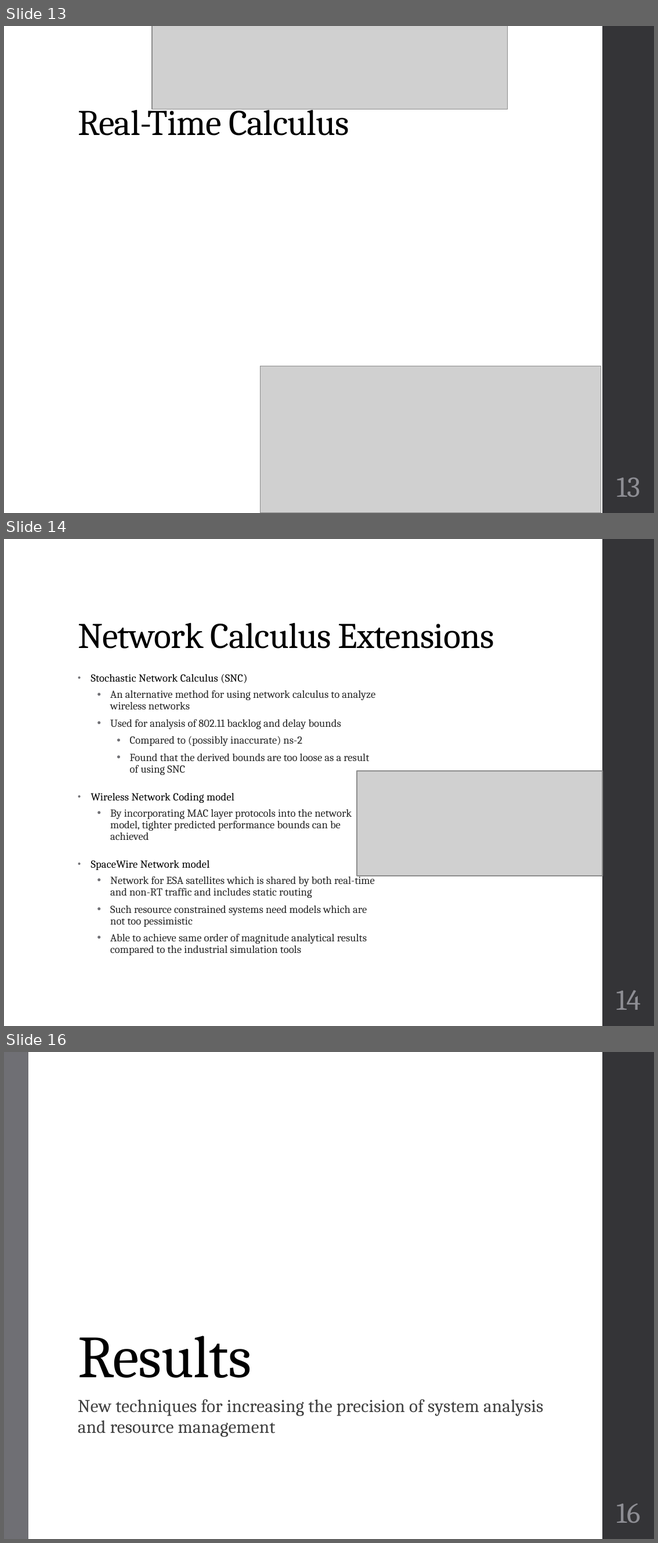
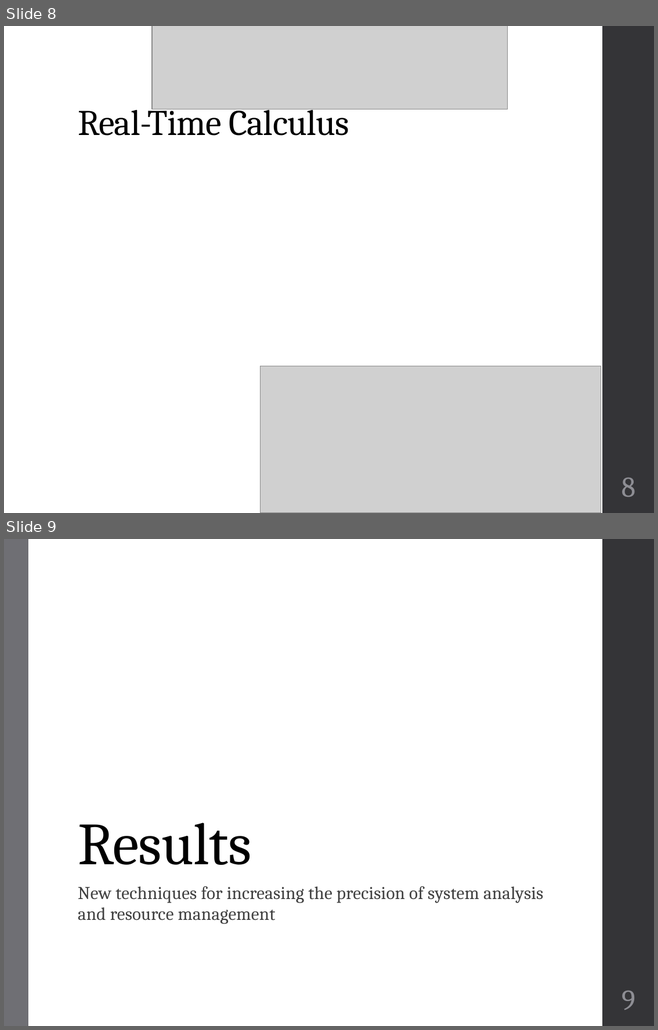
Before and after one commit to finger563/cbsat, a slide deck: thesis/Defense.pptx. Shown one above the other, each under a label of ours: slides 13, 14 and 16 before the commit, slides 8 and 9 after it; the slides between them are not shown. The pictures are 658x1543 and 658x1030 pixels, drawn with LibreOffice and Linux fonts; fonts in the diff are those of the drawing; grey boxes stand for pictures. Boxes give left, top, right and bottom in pixels: in the first picture for what was removed or moved away, otherwise in the second. Text is boxed around its words. In the diff, an @@ line names an element or a change of style, - is before the commit and + after.

```diff
--- a/thesis/Defense.pptx
+++ b/thesis/Defense.pptx
@@ slide 14 removed at (4, 539, 654, 1026), background #FFFFFF; not listed: 1 template element that a slide beside it also shows @@
@@ title removed at (78, 623, 494, 649) @@
-Network Calculus Extensions
@@ text removed at (91, 674, 375, 955) @@
-• Stochastic Network Calculus (SNC)
-  • An alternative method for using network calculus to analyze wireless networks
-  • Used for analysis of 802.11 backlog and delay bounds
-    • Compared to (possibly inaccurate) ns-2
-    • Found that the derived bounds are too loose as a result of using SNC
-• Wireless Network Coding model
-  • By incorporating MAC layer protocols into the network model, tighter predicted performance bounds can be achieved
-• SpaceWire Network model
-  • Network for ESA satellites which is shared by both real-time and non-RT traffic and includes static routing
-  • Such resource constrained systems need models which are not too pessimistic
-  • Able to achieve same order of magnitude analytical results compared to the industrial simulation tools
@@ picture removed at (357, 771, 603, 876) @@
@@ page number removed at (616, 990, 641, 1010) @@
-14
@@ what was slide 13 is now slide 8 @@
@@ page number at (621, 478, 635, 497): text changed @@
-13
+8
@@ what was slide 16 is now slide 9 @@
@@ page number at (621, 991, 635, 1010): text changed @@
-16
+9
```
Also in this commit, not shown: 3 slides changed, 6 other slides removed.
